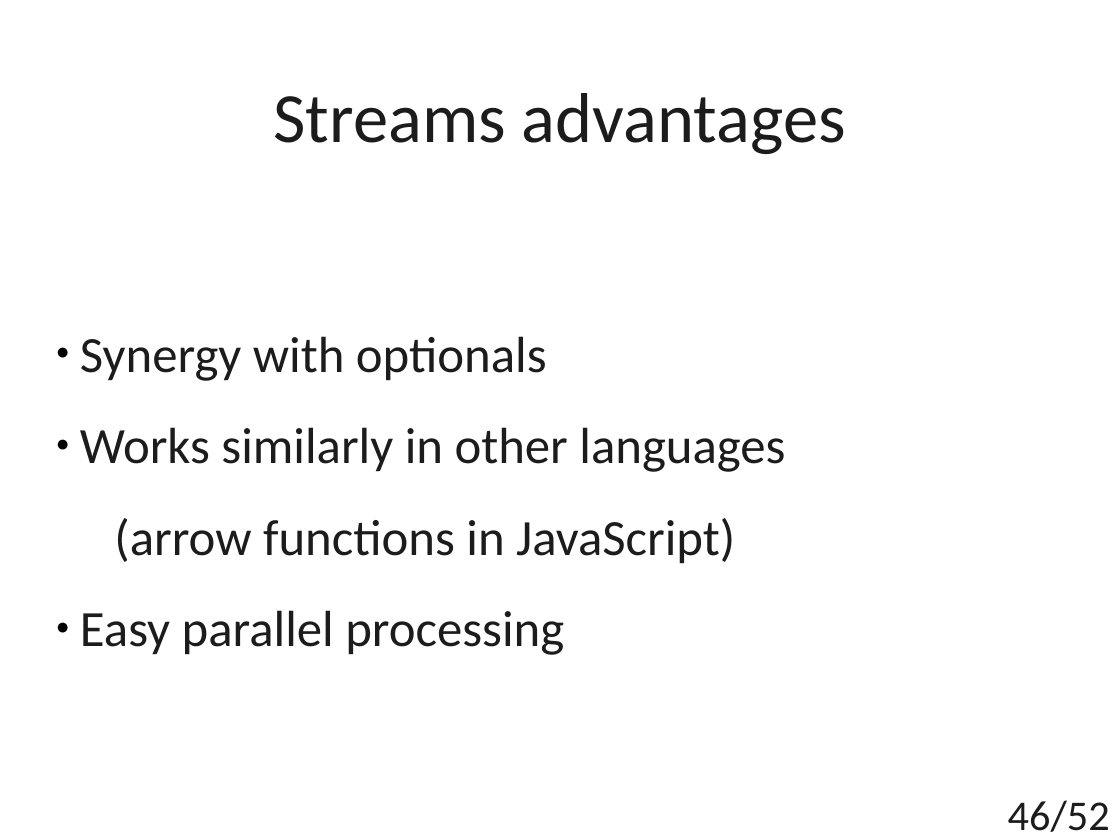
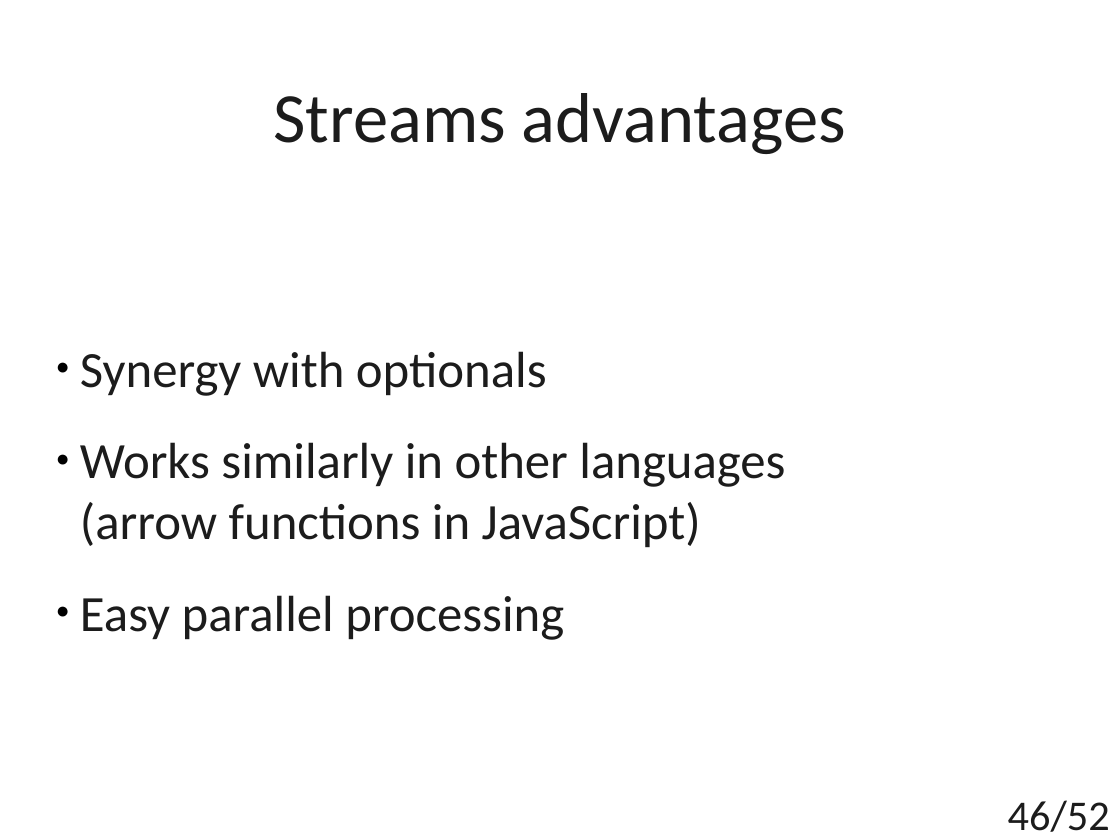
Before and after one commit to t4upl/java-streams-workshop, a slide deck: slide 46 of src/main/resources/editables/presentation.odp. Drawn at 1120x840 pixels with LibreOffice and Linux fonts; fonts in the diff are those of the drawing. Boxes give left, top, right and bottom in pixels: in the first picture for what was removed or moved away, otherwise in the second. Text is boxed around its words. In the diff, an @@ line names an element or a change of style, - is before the commit and + after.

```diff
--- a/src/main/resources/editables/presentation.odp
+++ b/src/main/resources/editables/presentation.odp
@@ subtitle at bbox=[80, 502, 701, 548]: line spacing 1.5 to 1 @@
```
Also in this commit, not shown: 7 other slides changed, 3 other files.
